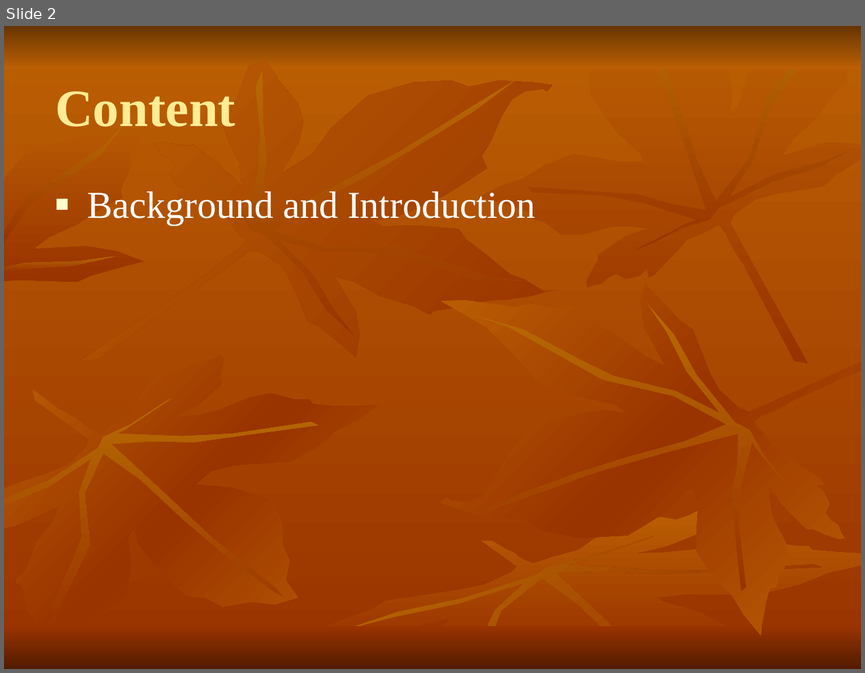
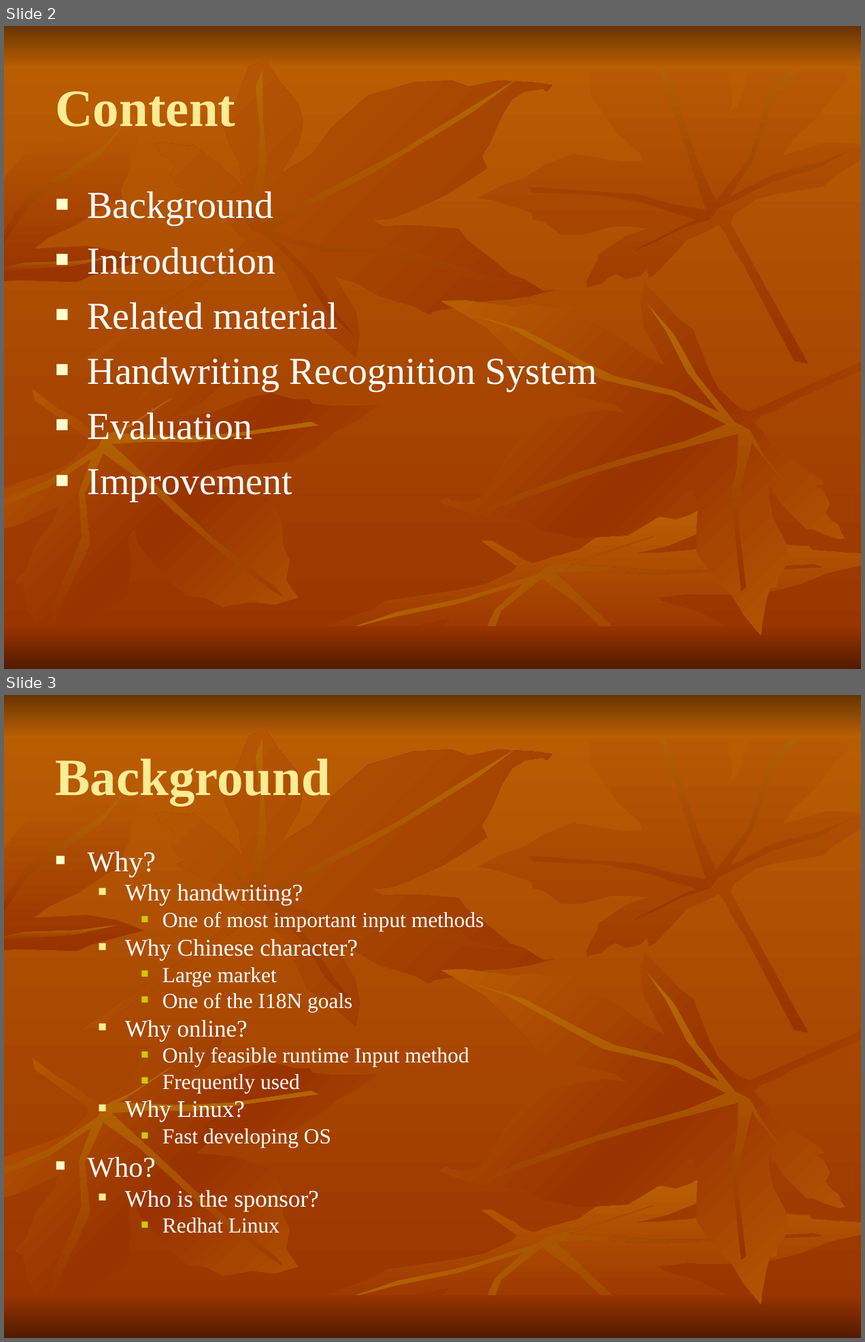
Before and after one commit to shaileshBhokare/honours, a slide deck: Dissertition/report/presentation.ppt. Shown one above the other, each under a label of ours: slide 2 before the commit, slides 2 and 3 after it. The pictures are 865x673 and 865x1342 pixels, drawn with LibreOffice and Linux fonts; fonts in the diff are those of the drawing. Boxes give left, top, right and bottom in pixels: in the first picture for what was removed or moved away, otherwise in the second. Text is boxed around its words. In the diff, an @@ line names an element or a change of style, - is before the commit and + after.

```diff
--- a/Dissertition/report/presentation.ppt
+++ b/Dissertition/report/presentation.ppt
@@ slide 3 added at box(4, 695, 861, 1338), background gradient #BB5F03 to #993300; not listed: 18 template elements that a slide beside it also shows @@
@@ title added at box(55, 758, 330, 805), 44 pt, text #FEEC94, bold @@
+Background
@@ text added at box(88, 851, 484, 1233), 18 pt, text #FFFFFF @@
+■ Why?
+  ■ Why handwriting?
+    ■ One of most important input methods
+  ■ Why Chinese character?
+    ■ Large market
+    ■ One of the I18N goals
+  ■ Why online?
+    ■ Only feasible runtime Input method
+    ■ Frequently used
+  ■ Why Linux?
+    ■ Fast developing OS
+■ Who?
+  ■ Who is the sponsor?
+    ■ Redhat Linux
@@ slide 2 changed as well @@
@@ text at box(88, 191, 597, 501): text changed @@
-■ Background and Introduction
+■ Background
+■ Introduction
+■ Related material
+■ Handwriting Recognition System
+■ Evaluation
+■ Improvement
```
Also in this commit, not shown: 1 other slide changed, 18 other slides added, 1 other file.
